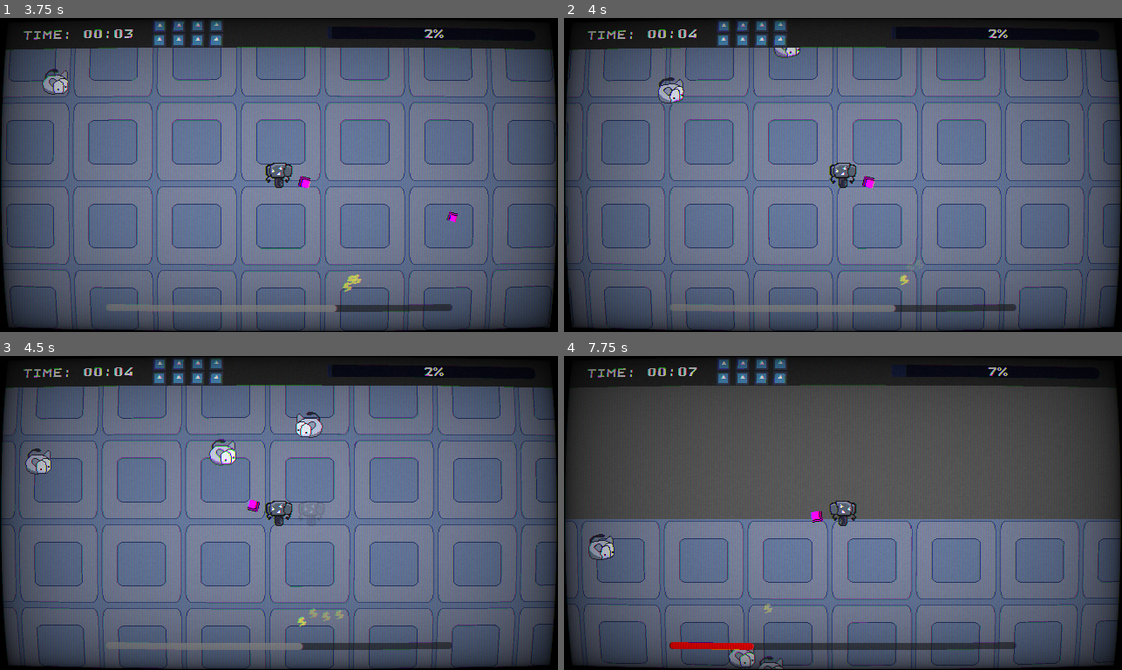
Above: before the commit, frames 1-4 (two rows, left to right).
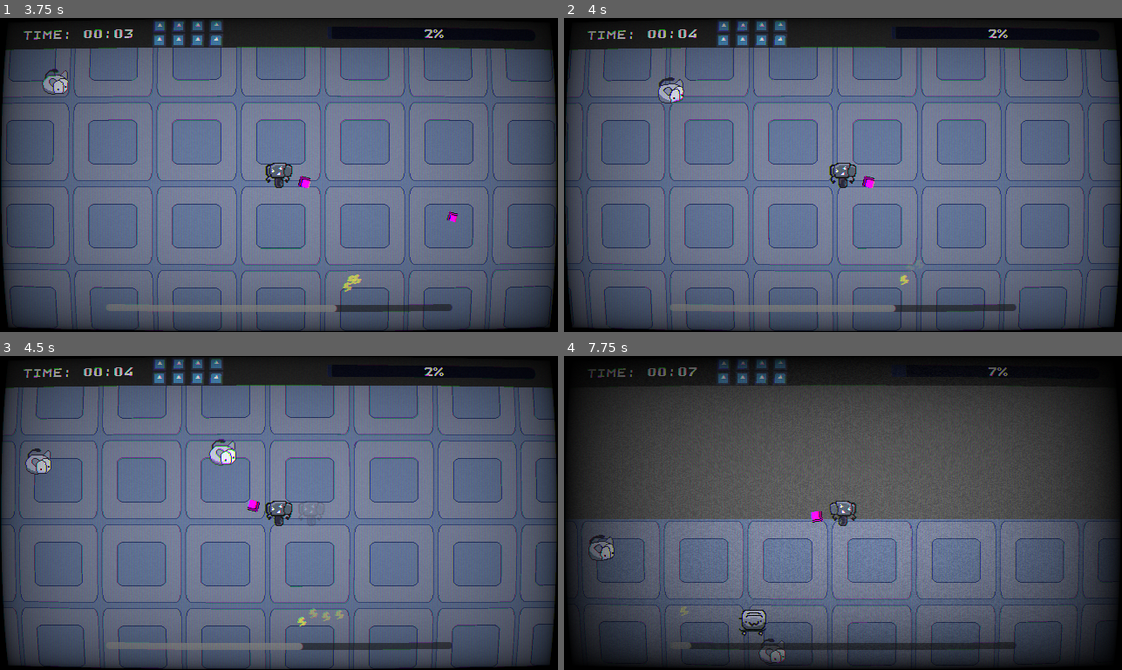
Above: after the commit, the same moments.

Repository: kinghos/GMTK-Game-Jam-2026
Game: Godot game, scene res://scenes/level/level.tscn
Same seed, same stepped clock (60 frames per second), same inputs: the game is played once before the commit and once after it. The engine's default icon, where the game draws it, is replaced by a stand-in: a white triangle on a blue panel in a dark square.
Inputs (mouse positions are in pixels of both pictures, inside the frame that each line leads up to):
- Up to frame 1 (3.75 s): tap Enter at 0.5 s; move the mouse to (401, 159) at 0.52 s; hold D (Right) 0.53-1.28 s; right-click (401, 159) at 0.6 s; move the mouse to (167, 190) at 1.27 s; hold S (Down) 1.28-2.03 s; click (167, 190) at 1.35 s; move the mouse to (334, 105) at 2.02 s; hold D (Right) 2.03-2.78 s; hold Shift (Sprint) 2.03-2.78 s; move the mouse to (251, 237) at 2.77 s; hold W (Up) 2.78-3.53 s; right-click (251, 237) at 2.85 s; move the mouse to (446, 222) at 3.52 s; press the mouse at (446, 222) at 3.53 s; hold A (Left) from 3.53 s (still down)
- Up to frame 2 (4 s): keep holding A (Left)
- Up to frame 3 (4.5 s): keep holding A (Left); move the mouse to (111, 465) at 4.27 s; release the mouse at (111, 465) at 4.28 s; tap Shift (Sprint) at 4.35 s
- Up to frame 4 (7.75 s): move the mouse to (870, 513) at 5.02 s; release A (Left) at 5.03 s; hold S (Down) 5.03-5.78 s; right-click (870, 513) at 5.1 s; move the mouse to (759, 434) at 5.77 s; hold D (Right) 5.78-6.53 s; click (759, 434) at 5.85 s; move the mouse to (965, 497) at 6.52 s; hold W (Up) 6.53-7.28 s; hold Shift (Sprint) 6.53-7.28 s; move the mouse to (731, 528) at 7.27 s; hold D (Right) from 7.28 s (still down); right-click (731, 528) at 7.35 s

Frame 1 is identical in both runs. In frame 2, 0.1% of the frame differs, in the area x 37-43%, y 9-13%; in frame 3, 0.3%; in frame 4, 21%, in the area x 0-100%, y 0-100%.

Commit message:
reweighting

Diff:
--- a/scenes/level/level.gd
+++ b/scenes/level/level.gd
@@ -11,20 +11,20 @@
 	"fodder": {
 		"scene": preload("res://scenes/enemies/fodder.tscn"),
 		"cost": 1,
-		"base_weight": 100,
+		"base_weight": 80,
 		"decay": 5
 	},
 	"lightbomb": {
 		"scene": preload("res://scenes/enemies/lightbomb.tscn"),
 		"cost": 3,
-		"base_weight": 0,
+		"base_weight": 10,
 		"growth": 5,
 		"start_wave": 2
 	},
 	"toaster": {
 		"scene": preload("res://scenes/enemies/toaster.tscn"),
 		"cost": 5,
-		"base_weight": 0,
+		"base_weight": 10,
 		"growth": 4,
 		"start_wave": 4
 	}
